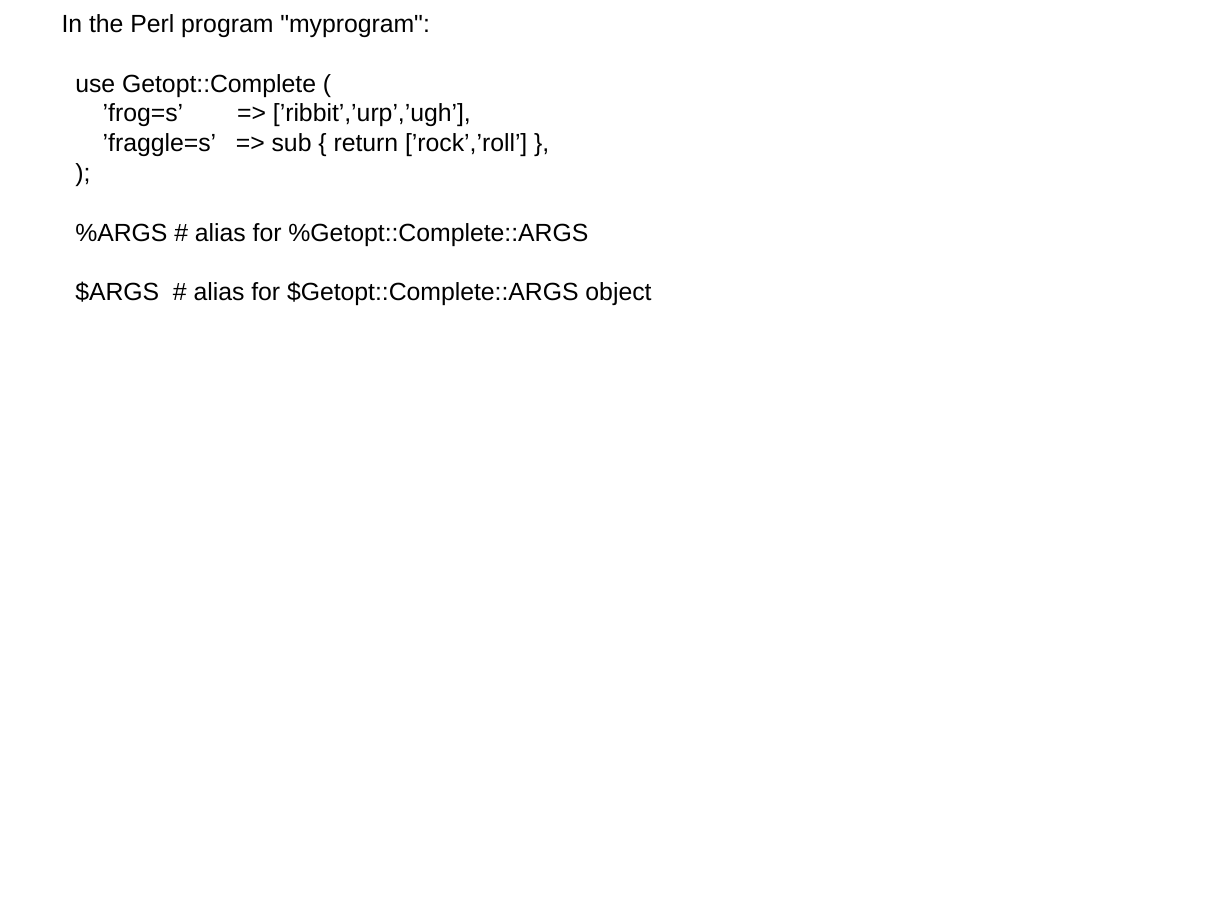
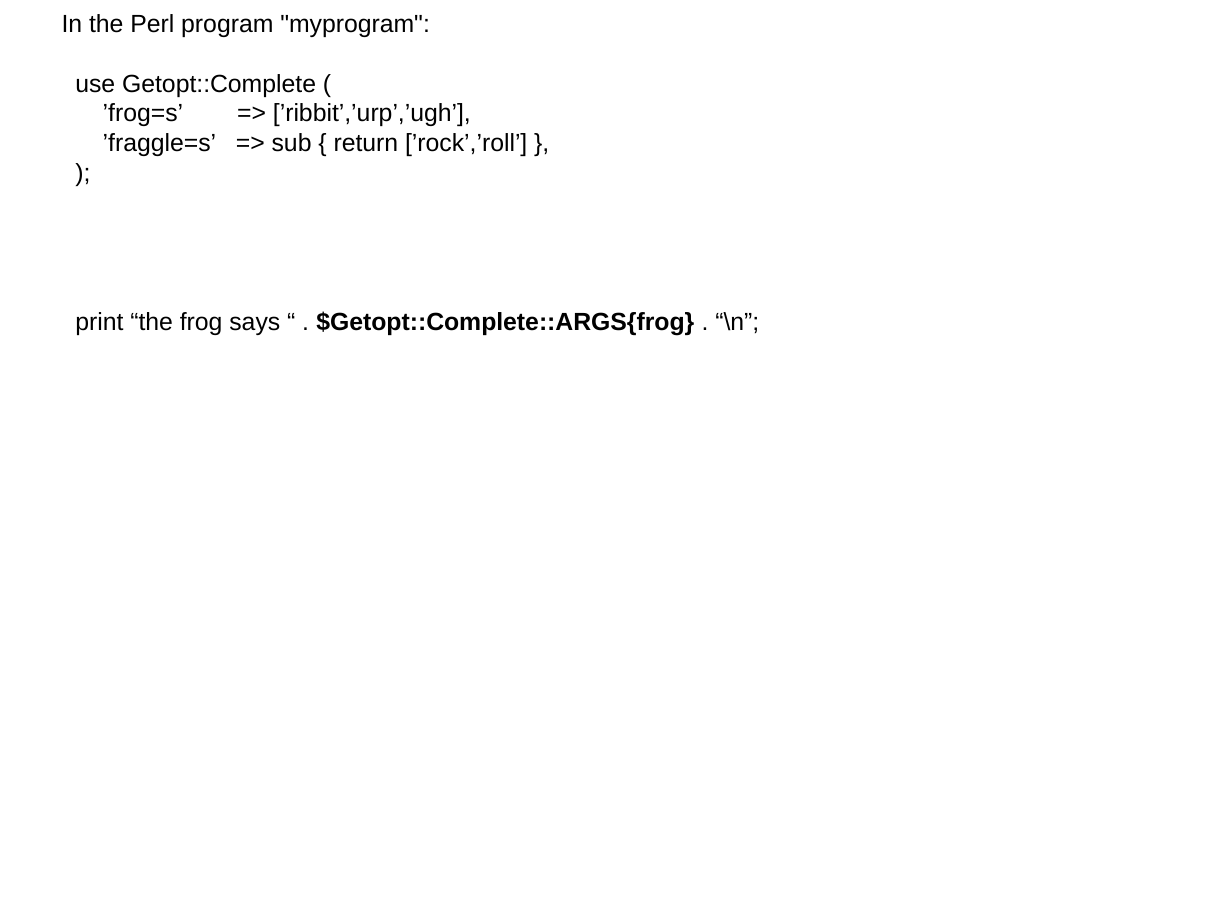
Before and after one commit to gitpan/Getopt-Complete, a slide deck: slide 28 of doc/getopt-complete.odp (slide 25 before the commit). Drawn at 1232x924 pixels with LibreOffice and Linux fonts; fonts in the diff are those of the drawing. Boxes give left, top, right and bottom in pixels: in the first picture for what was removed or moved away, otherwise in the second. Text is boxed around its words. In the diff, an @@ line names an element or a change of style, - is before the commit and + after.

Commit message:
Import of NNUTTER/Getopt-Complete-v0.16 from CPAN.
gitpan-cpan-distribution: Getopt-Complete
gitpan-cpan-version:      v0.16
gitpan-cpan-path:         NNUTTER/Getopt-Complete-v0.16.tar.gz
gitpan-cpan-author:       NNUTTER
gitpan-cpan-maturity:     released

```diff
--- a/doc/getopt-complete.odp
+++ b/doc/getopt-complete.odp
@@ subtitle at [75, 311, 759, 336]: text changed; bold on @@
-%ARGS # alias for %Getopt::Complete::ARGS
-$ARGS # alias for $Getopt::Complete::ARGS object
+print “the frog says “ . $Getopt::Complete::ARGS{frog} . “\n”;
```
Also in this commit, not shown: 15 other slides changed, 9 slides added, 10 other files.
